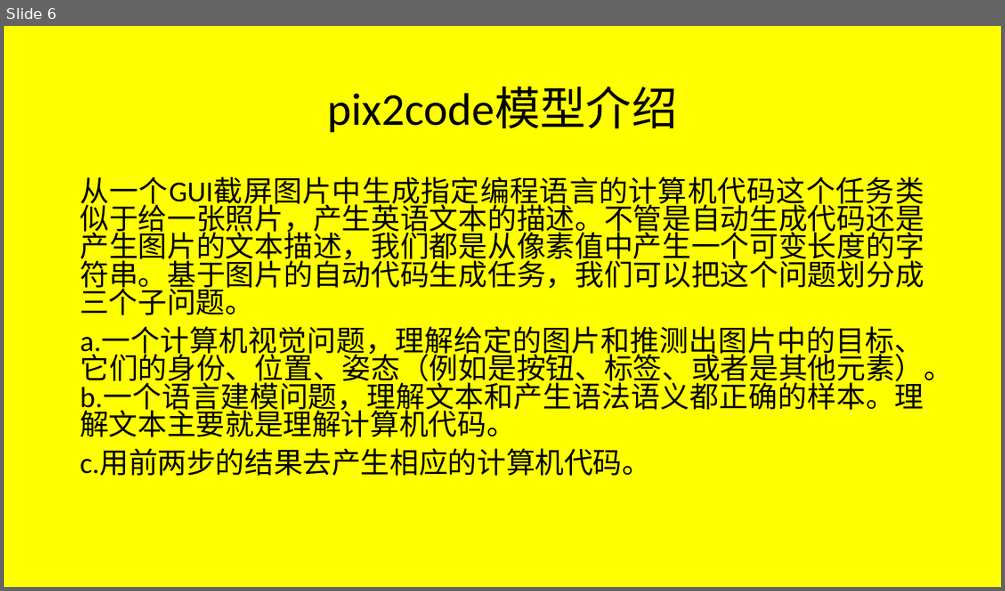
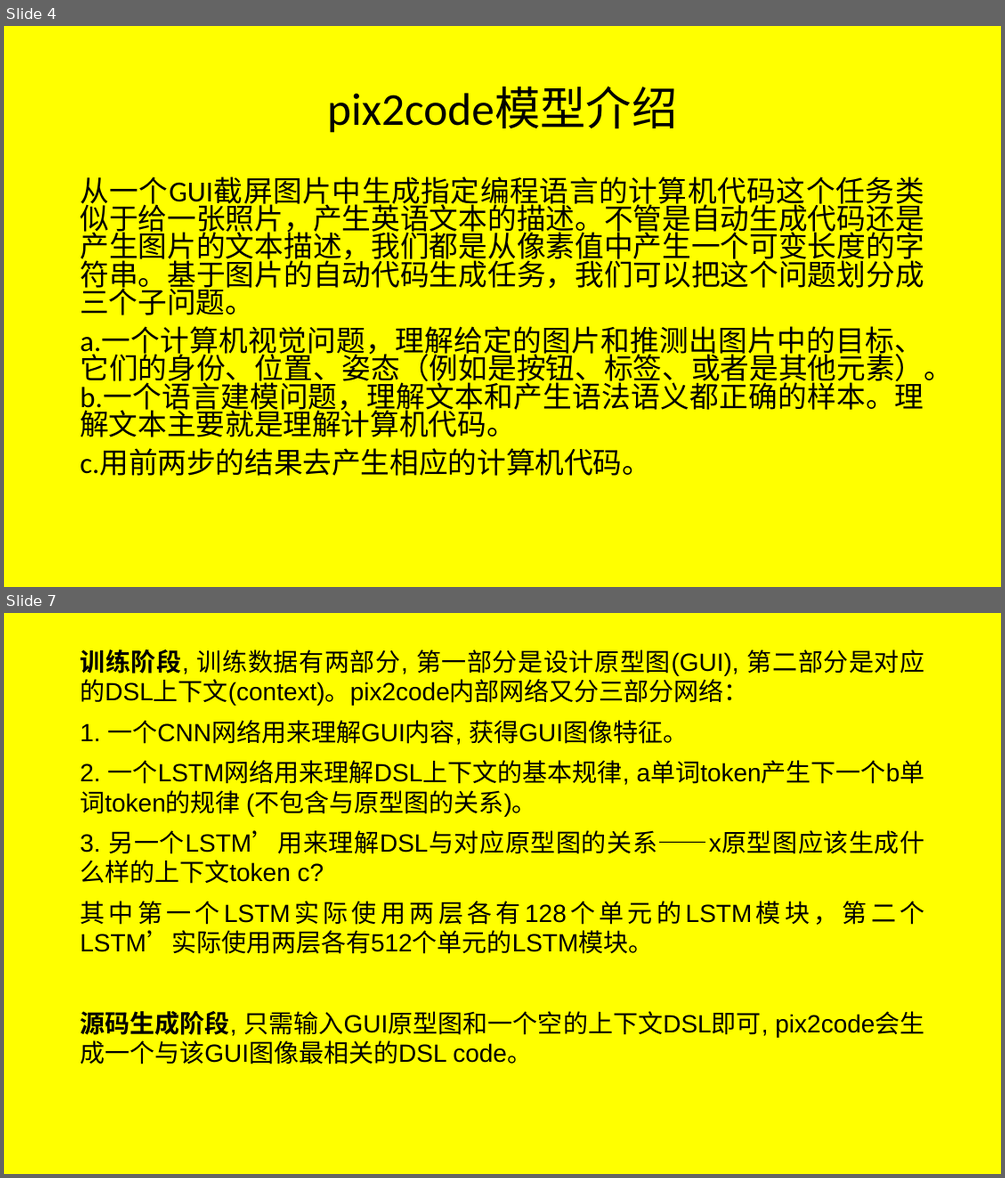
Before and after one commit to JFBabyHorse/learngit-and-BWESE, a slide deck: pix2code学习.pptx. Shown one above the other, each under a label of ours: slide 6 before the commit, slides 4 and 7 after it; the slides between them are not shown. The pictures are 1005x591 and 1005x1178 pixels, drawn with LibreOffice and Linux fonts; fonts in the diff are those of the drawing. Boxes give left, top, right and bottom in pixels: in the first picture for what was removed or moved away, otherwise in the second. Text is boxed around its words. In the diff, an @@ line names an element or a change of style, - is before the commit and + after.

```diff
--- a/pix2code学习.pptx
+++ b/pix2code学习.pptx
@@ slide 7 added at [4, 613, 1001, 1174], background #FFFF00 @@
@@ text added at [80, 649, 925, 1063], 24 pt, text #000000 @@
+训练阶段, 训练数据有两部分, 第一部分是设计原型图(GUI), 第二部分是对应的DSL上下文(context)。pix2code内部网络又分三部分网络：
+1. 一个CNN网络用来理解GUI内容, 获得GUI图像特征。
+2. 一个LSTM网络用来理解DSL上下文的基本规律, a单词token产生下一个b单词token的规律 (不包含与原型图的关系)。
+3. 另一个LSTM’用来理解DSL与对应原型图的关系——x原型图应该生成什么样的上下文token c?
+其中第一个LSTM实际使用两层各有128个单元的LSTM模块，第二个LSTM’实际使用两层各有512个单元的LSTM模块。
+源码生成阶段, 只需输入GUI原型图和一个空的上下文DSL即可, pix2code会生成一个与该GUI图像最相关的DSL code。
@@ what was slide 6 is now slide 4 @@
```
Also in this commit, not shown: 2 slides changed, 4 other slides added.
